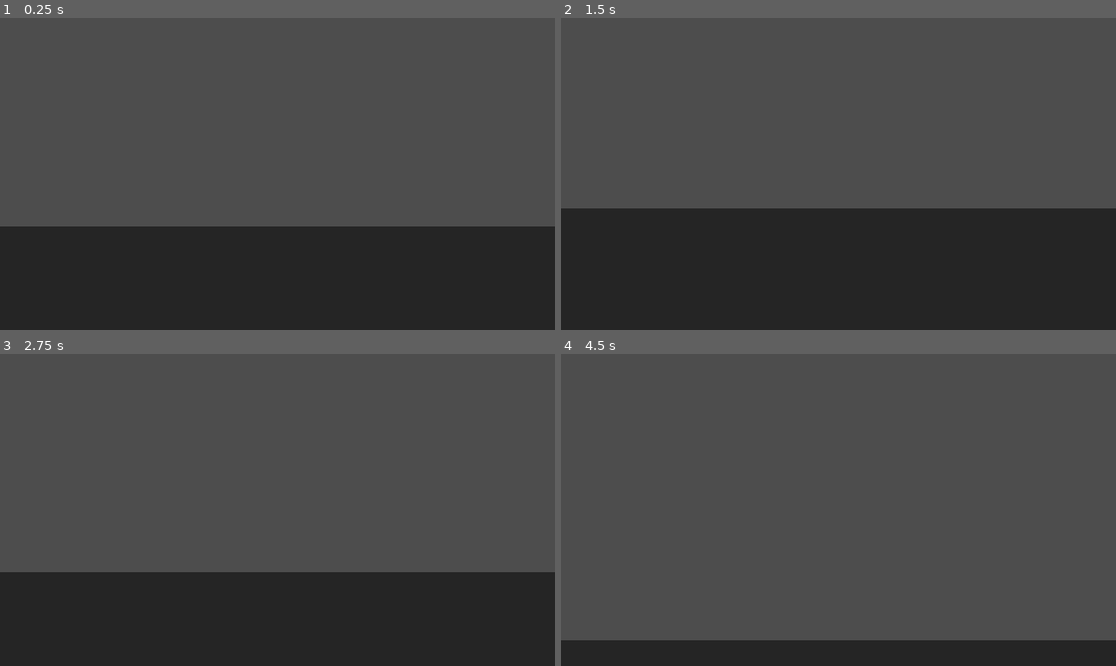
Above: before the commit, frames 1-4 (two rows, left to right).
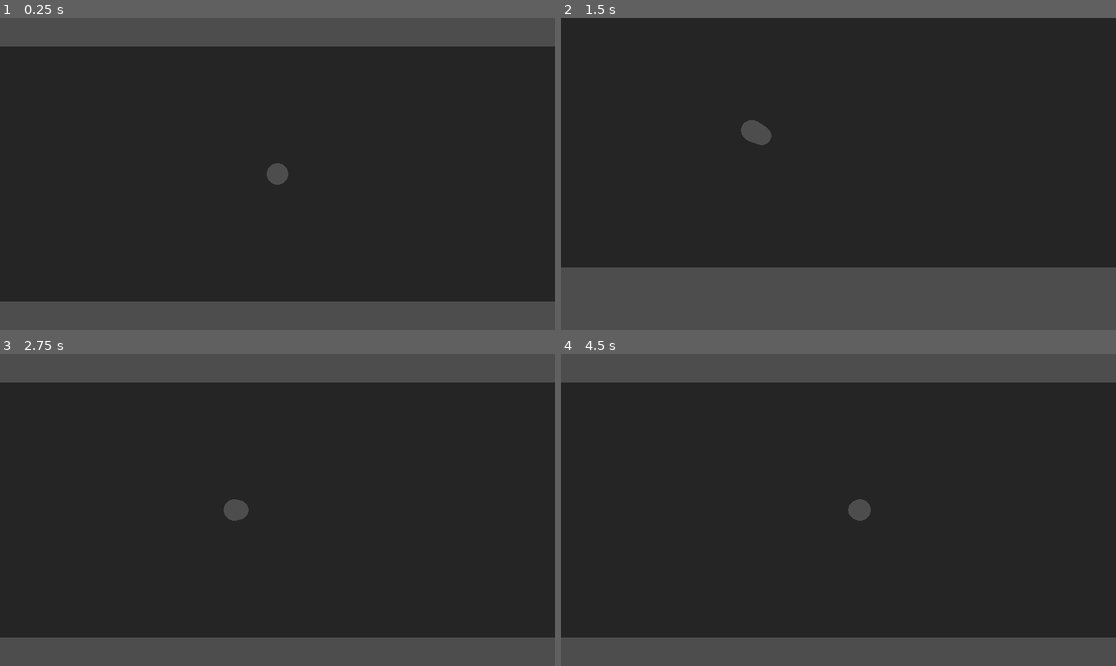
Above: after the commit, the same moments.

Repository: Karsteski/Solaran
Game: Godot game, scene res://main.tscn
Two runs of this game, one before a commit and one after it. Both use one fixed random seed, a clock stepped at 60 frames per second and the inputs below.
Inputs (mouse positions are in pixels of both pictures, inside the frame that each line leads up to):
- Up to frame 1 (0.25 s): no input
- Up to frame 2 (1.5 s): tap Enter (ui_accept) at 0.5, 0.77, 0.8, 1.07, 1.35 s; move the mouse to (960, 158) at 0.52 s; hold Right (ui_right) 0.53-1.28 s; tap Space at 0.6 s; move the mouse to (727, 189) at 1.27 s; hold Down (ui_down) from 1.28 s (still down)
- Up to frame 3 (2.75 s): tap Enter (ui_accept) at 1.52, 1.82, 2.3 s; tap Space at 1.55, 2.1 s; move the mouse to (333, 441) at 2.02 s; release Down (ui_down) at 2.03 s; hold Right (ui_right) from 2.03 s (still down)
- Up to frame 4 (4.5 s): move the mouse to (810, 572) at 2.77 s; release Right (ui_right) at 2.78 s; hold Up (ui_up) 2.78-3.53 s; tap Space at 2.85, 4.35 s; tap Enter (ui_accept) at 3.02, 3.32, 3.6, 3.77, 4.07 s; move the mouse to (1005, 556) at 3.52 s; hold Left (ui_left) from 3.53 s (still down); move the mouse to (672, 463) at 4.27 s

The runs differ from the first frame. In frame 1, 67% of the frame differs, in the area x 0-100%, y 9-100%; in frame 2, 81%; in frame 3, 70%; in frame 4, 90%.

Commit message:
Added very broken behaviour to the camera to be moved by the mouse

Diff:
--- /dev/null
+++ b/characters/camera_behaviour.gd
@@ -0,0 +1,50 @@
+@tool
+extends Camera3D
+
+@export var SPEED := 20.0
+@export var MOUSE_SPEED := 20.0
+@export var VIEWPORT_EDGE_THRESHOLD := 2;
+
+
+func _unhandled_input(event: InputEvent) -> void:
+	if event is InputEventKey and event.is_pressed():
+		if event.keycode == KEY_SPACE:
+			position = Vector3(0, position.y, 0)
+
+		var input_direction: Vector2 = Input.get_vector("ui_left", "ui_right", "ui_up", "ui_down")
+		var direction: Vector3 = (transform.basis * Vector3(input_direction.x, 0.0, input_direction.y)).normalized()
+
+
+		if direction:
+			position.x += direction.x * SPEED
+			position.z += direction.y * SPEED
+
+	if event is InputEventMouseMotion:
+		var mouse_position: Vector2 = get_viewport().get_mouse_position()
+		var viewport_size: Vector2 = get_viewport().size
+
+
+		print("mouse_position = ", mouse_position)
+		print("viewport_size = ", viewport_size)
+		print("event_velocity = ", event.velocity)
+
+
+		if (abs(mouse_position.x - 0.0) < VIEWPORT_EDGE_THRESHOLD or abs(mouse_position.x - viewport_size.x) < VIEWPORT_EDGE_THRESHOLD
+			or abs(mouse_position.y - 0.0) < VIEWPORT_EDGE_THRESHOLD or abs(mouse_position.y - viewport_size.y) < VIEWPORT_EDGE_THRESHOLD):
+
+			var mouse_direction: Vector3 = (transform.basis * Vector3(event.velocity.x, 0.0, event.velocity.y)).normalized()
+			position.x += mouse_direction.x
+			position.z += mouse_direction.y
+
+
+
+
+# Called when the node enters the scene tree for the first time.
+func _ready() -> void:
+	# look_at(position)
+	pass
+
+
+# Called every frame. 'delta' is the elapsed time since the previous frame.
+func _process(delta: float) -> void:
+	pass
--- a/characters/player_behaviour.gd
+++ b/characters/player_behaviour.gd
@@ -1,3 +1,4 @@
+@tool
 extends CharacterBody3D
 
 
@@ -11,18 +12,18 @@
 		velocity += get_gravity() * delta
 
 	# Handle jump.
-	if Input.is_action_just_pressed("ui_accept") and is_on_floor():
-		velocity.y = JUMP_VELOCITY
-
-	# Get the input direction and handle the movement/deceleration.
-	# As good practice, you should replace UI actions with custom gameplay actions.
-	var input_dir := Input.get_vector("ui_left", "ui_right", "ui_up", "ui_down")
-	var direction := (transform.basis * Vector3(input_dir.x, 0, input_dir.y)).normalized()
-	if direction:
-		velocity.x = direction.x * SPEED
-		velocity.z = direction.z * SPEED
-	else:
-		velocity.x = move_toward(velocity.x, 0, SPEED)
-		velocity.z = move_toward(velocity.z, 0, SPEED)
-
-	move_and_slide()
+	# if Input.is_action_just_pressed("ui_accept") and is_on_floor():
+	# 	velocity.y = JUMP_VELOCITY
+	#
+	# # Get the input direction and handle the movement/deceleration.
+	# # As good practice, you should replace UI actions with custom gameplay actions.
+	# var input_dir := Input.get_vector("ui_left", "ui_right", "ui_up", "ui_down")
+	# var direction := (transform.basis * Vector3(input_dir.x, 0, input_dir.y)).normalized()
+	# if direction:
+	# 	velocity.x = direction.x * SPEED
+	# 	velocity.z = direction.z * SPEED
+	# else:
+	# 	velocity.x = move_toward(velocity.x, 0, SPEED)
+	# 	velocity.z = move_toward(velocity.z, 0, SPEED)
+	#
+	# move_and_slide()
--- a/characters/test_subject.tscn
+++ b/characters/test_subject.tscn
@@ -1,7 +1,8 @@
-[gd_scene load_steps=6 format=3 uid="uid://6h4lvl1dwqob"]
+[gd_scene load_steps=7 format=3 uid="uid://6h4lvl1dwqob"]
 
 [ext_resource type="Script" path="res://characters/player_behaviour.gd" id="1_6xcsf"]
 [ext_resource type="Shader" path="res://characters/test_subject.gdshader" id="2_62n0d"]
+[ext_resource type="Script" path="res://characters/camera_behaviour.gd" id="3_21nq0"]
 
 [sub_resource type="CapsuleShape3D" id="CapsuleShape3D_ggeu4"]
 
@@ -23,3 +24,8 @@
 mesh = SubResource("CapsuleMesh_ouavr")
 
 [node name="camera" type="Camera3D" parent="."]
+transform = Transform3D(1, 0, 0, 0, -4.37114e-08, 1, 0, -1, -4.37114e-08, 0, 10, 0)
+script = ExtResource("3_21nq0")
+SPEED = 1.0
+MOUSE_SPEED = null
+VIEWPORT_EDGE_THRESHOLD = null
--- a/main.gd
+++ b/main.gd
@@ -6,6 +6,9 @@
 
 # Called when the node enters the scene tree for the first time.
 func _ready() -> void:
+	# TODO: Make mouse unconfined to game window when the actual menu is showing (With ESC probs)
+	Input.mouse_mode = Input.MOUSE_MODE_CONFINED
+
 	add_child(test_map.instantiate())
 
 
--- a/maps/test_map.gd
+++ b/maps/test_map.gd
@@ -8,6 +8,7 @@
 
 
 func spawn_character() -> void:
+	# TODO: Add player as a child of the map
 	spawn_point.add_child(character.instantiate())
 
 
--- a/maps/test_map.tscn
+++ b/maps/test_map.tscn
@@ -34,6 +34,7 @@
 [node name="world" type="Node3D" parent="."]
 
 [node name="long_floor" type="RigidBody3D" parent="world"]
+freeze = true
 script = ExtResource("1_fqqif")
 grid_colour = Vector3(0, 0.5, 0)
 
@@ -46,6 +47,7 @@
 
 [node name="wide_floor_1" type="RigidBody3D" parent="world"]
 transform = Transform3D(1, 0, 0, 0, 1, 0, 0, 0, 1, 107.5, 0, 0)
+freeze = true
 script = ExtResource("1_fqqif")
 grid_colour = Vector3(0, 0, 0.5)
 
@@ -59,6 +61,7 @@
 
 [node name="wide_floor_2" type="RigidBody3D" parent="world"]
 transform = Transform3D(1, 0, 0, 0, 1, 0, 0, 0, 1, -107.5, 0, 0)
+freeze = true
 script = ExtResource("1_fqqif")
 grid_colour = Vector3(1, 0, 0)
 
